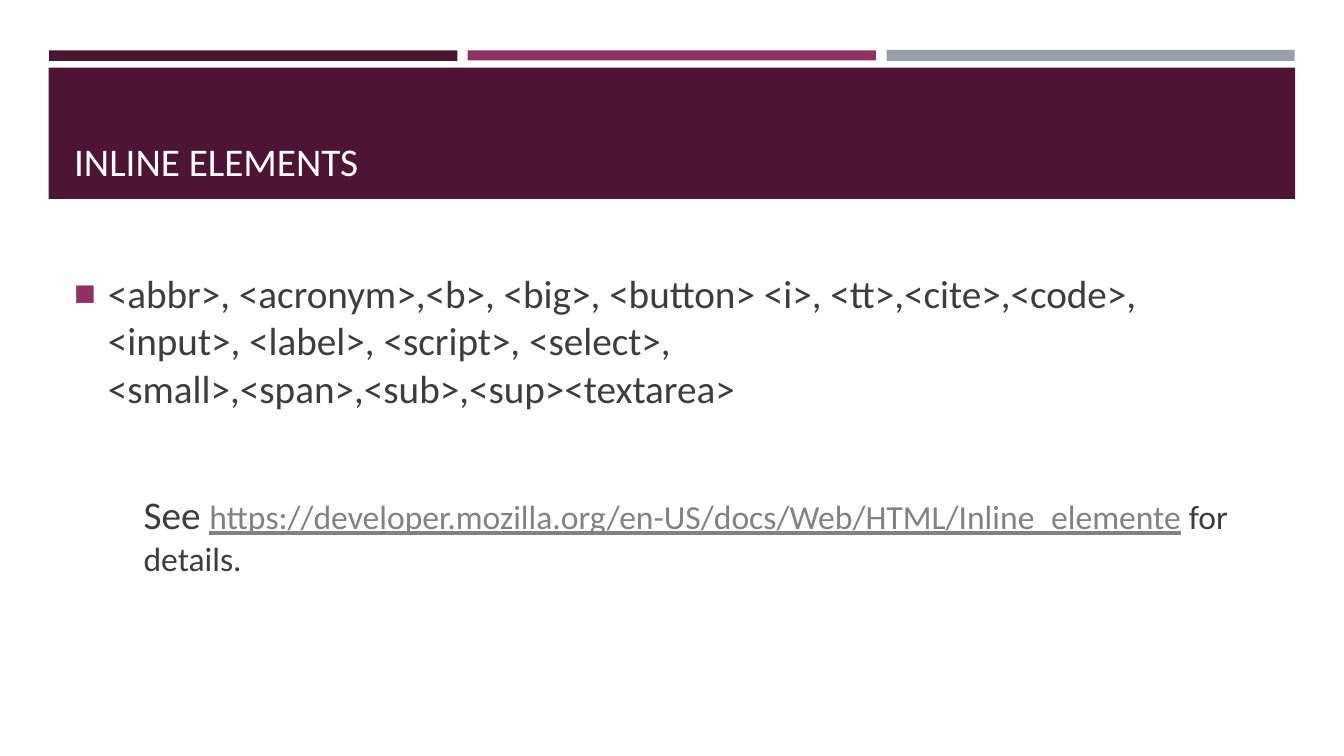
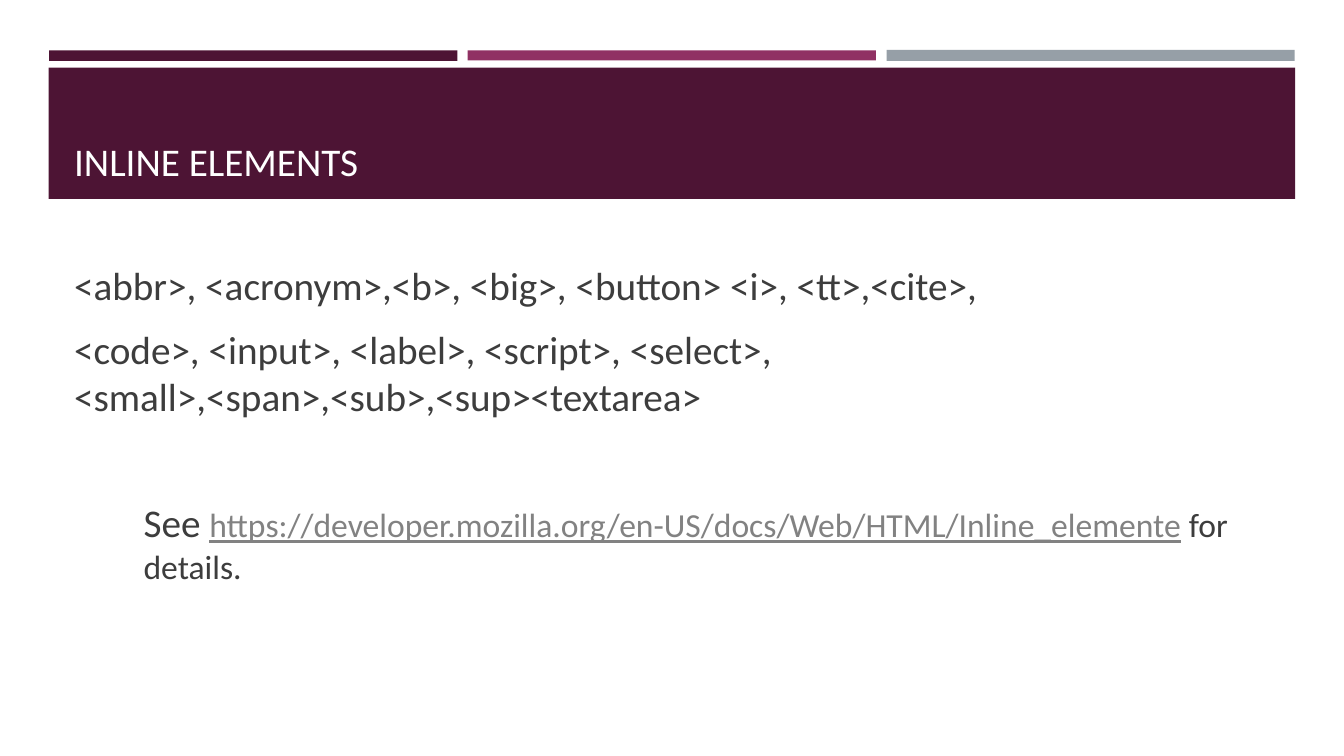
Before and after one commit to brianmacmillan/BMCC-MMP350, a slide deck: slide 17 of Lecture notes/week1_overview/Introduction to Web design.pptx (slide 16 before the commit). Drawn at 1344x756 pixels with LibreOffice and Linux fonts; fonts in the diff are those of the drawing. Boxes give left, top, right and bottom in pixels: in the first picture for what was removed or moved away, otherwise in the second. Text is boxed around its words. In the diff, an @@ line names an element or a change of style, - is before the commit and + after.

```diff
--- a/Lecture notes/week1_overview/Introduction to Web design.pptx
+++ b/Lecture notes/week1_overview/Introduction to Web design.pptx
@@ text at bbox=[74, 272, 977, 418]: text changed @@
-■ <abbr>, <acronym>,<b>, <big>, <button> <i>, <tt>,<cite>,<code>, <input>, <label>, <script>, <select>, <small>,<span>,<sub>,<sup><textarea>
+<abbr>, <acronym>,<b>, <big>, <button> <i>, <tt>,<cite>,
+<code>, <input>, <label>, <script>, <select>, <small>,<span>,<sub>,<sup><textarea>
```
Also in this commit, not shown: 4 other slides changed, 3 slides added, 35 other files.
